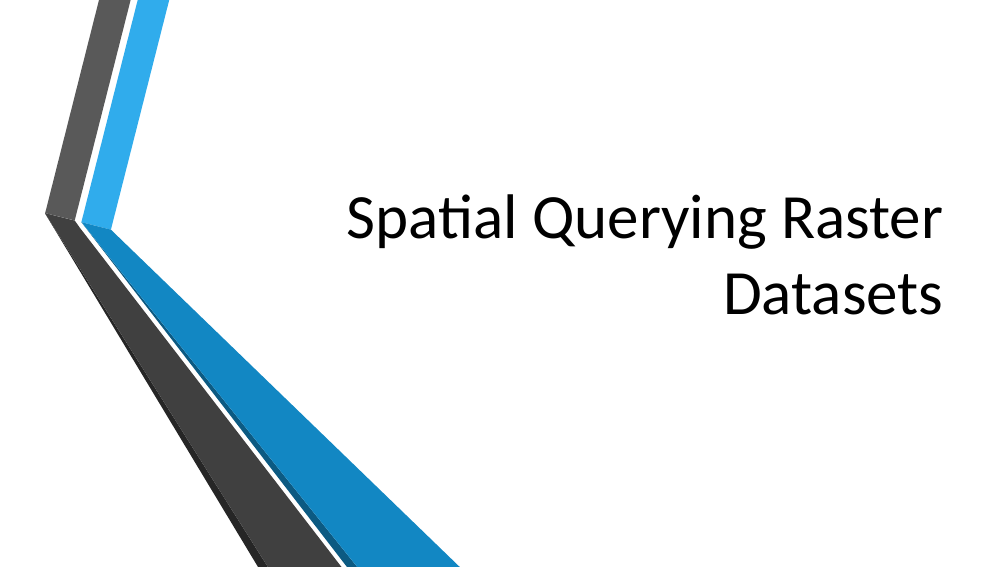
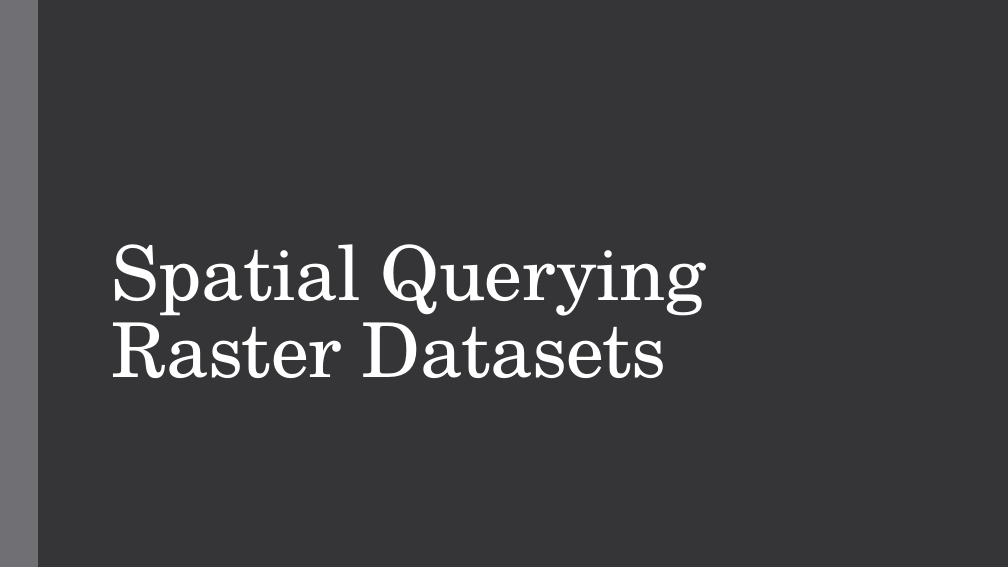
Before and after one commit to MGIS-UMN/GIS5577_week8, a slide deck: slide 1 of Raster_analysis.odp. Drawn at 1008x567 pixels with LibreOffice and Linux fonts; fonts in the diff are those of the drawing; background and template pictures are left out. Boxes give left, top, right and bottom in pixels: in the first picture for what was removed or moved away, otherwise in the second. Text is boxed around its words. In the diff, an @@ line names an element or a change of style, - is before the commit and + after.

```diff
--- a/Raster_analysis.odp
+++ b/Raster_analysis.odp
@@ background picture (left out) to #353537 @@
@@ freeform shape added at (x1=0, y1=0, x2=38, y2=567), fill #6F6F74 @@
@@ title "Spatial Querying Raster Datasets" moved from (x1=347, y1=194, x2=943, y2=315) to (x1=112, y1=244, x2=706, y2=378) @@
@@ title "Spatial Querying Raster Datasets" at (x1=112, y1=244, x2=706, y2=378): size 60 to 72 pt, font Calibri to TeX Gyre Schola, text colour #000000 to #FFFFFF, letter spacing 0 to -0.5 pt; alignment right to left; line spacing 1 to 0.85 @@
@@ group removed at (x1=45, y1=0, x2=461, y2=567): 6 freeform shapes @@
```
Also in this commit, not shown: 22 other slides changed.
